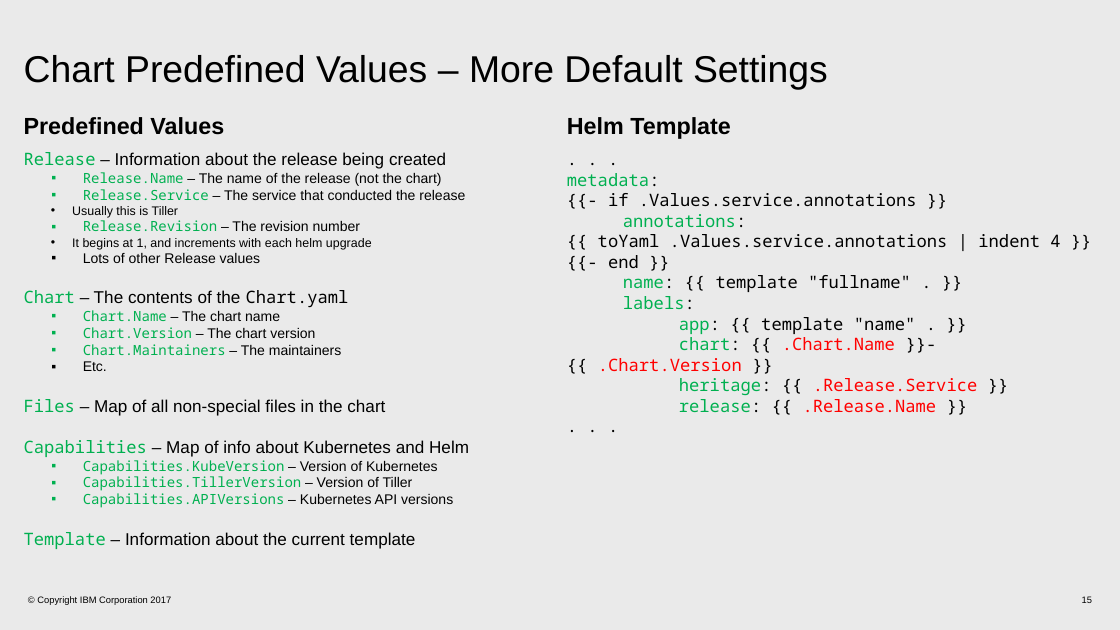
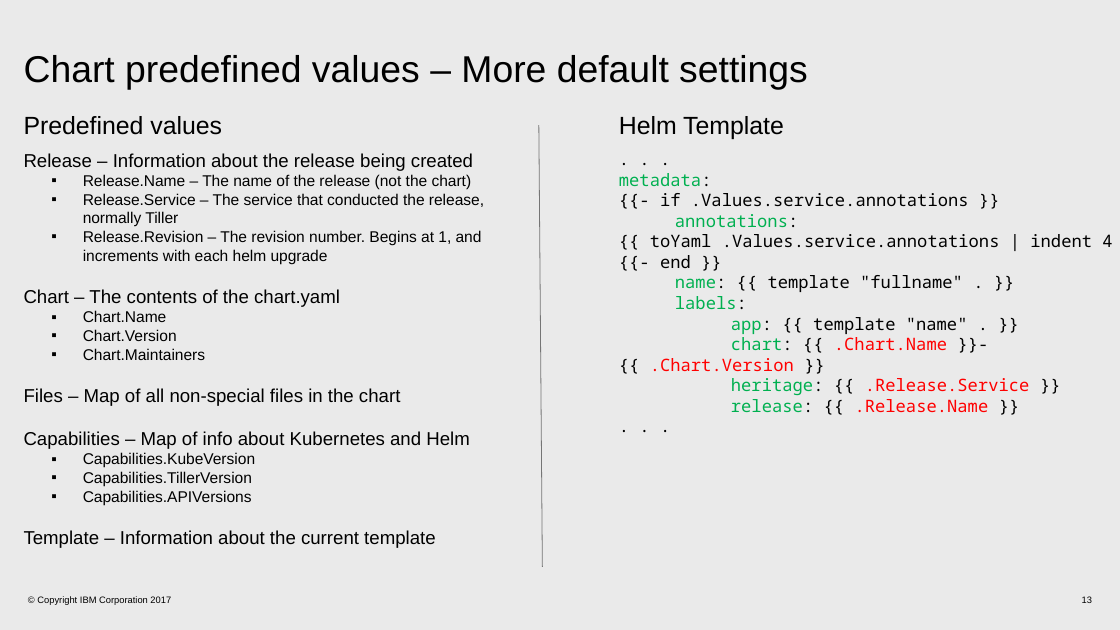
Before and after one commit to patrocinio/cloud-private-bootcamp, a slide deck: slide 13 of Units_development/Creating Helm charts_AWG.pptx (slide 15 before the commit). Drawn at 1120x630 pixels with LibreOffice and Linux fonts; fonts in the diff are those of the drawing. Boxes give left, top, right and bottom in pixels: in the first picture for what was removed or moved away, otherwise in the second. Text is boxed around its words. In the diff, an @@ line names an element or a change of style, - is before the commit and + after.

```diff
--- a/Units_development/Creating Helm charts_AWG.pptx
+++ b/Units_development/Creating Helm charts_AWG.pptx
@@ title at box(24, 55, 808, 90): text changed @@
-Chart Predefined Values – More Default Settings
+Chart predefined values – More default settings
@@ text at box(24, 116, 222, 135): text changed; size 15 to 16 pt; bold off @@
-Predefined Values
+Predefined values
@@ text "Helm Template": place and size @@
-text "Helm Template" at box(567, 117, 731, 139)
+text "Helm Template" at box(619, 116, 784, 139)
@@ text "Helm Template" at box(619, 116, 784, 139): size 15 to 16 pt, bold off @@
@@ line added from (539, 125) to (542, 567), #757575 0.5 pt @@
@@ text ". . .": place and size @@
-text ". . ." at box(567, 173, 1060, 412)
+text ". . ." at box(619, 173, 1112, 412)
@@ text at box(24, 153, 473, 548): size 11 to 12 pt in "Release – Information about the release being ...", "Files – Map of all non-special files ...", "Capabilities – Map of info about Kubernetes ...", "Template – Information about the current template"; font Noto Sans Mono to Arial, text colour #00B050 to #000000 in "Release", "Release.Name", "Files", "Capabilities" and 1 more places; size 9 to 10 pt in "Release.Name – The name of the release ..." @@
@@ text at box(24, 193, 484, 360): text changed; size 9 to 10 pt @@
-  ▪ Release.Service – The service that conducted the release
-    • Usually this is Tiller
-  ▪ Release.Revision – The revision number
-    • It begins at 1, and increments with each helm upgrade
-  ▪ Lots of other Release values
-Chart – The contents of the Chart.yaml
-  ▪ Chart.Name – The chart name
-  ▪ Chart.Version – The chart version
-  ▪ Chart.Maintainers – The maintainers
-  ▪ Etc.
+  ▪ Release.Service – The service that conducted the release, normally Tiller
+  ▪ Release.Revision – The revision number. Begins at 1, and increments with each helm upgrade
+Chart – The contents of the chart.yaml
+  ▪ Chart.Name
+  ▪ Chart.Version
+  ▪ Chart.Maintainers
@@ text at box(83, 452, 255, 505): text changed; size 9 to 10 pt; font Noto Sans Mono to Arial; text colour #00B050 to #000000 @@
-  ▪ Capabilities.KubeVersion – Version of Kubernetes
-  ▪ Capabilities.TillerVersion – Version of Tiller
-  ▪ Capabilities.APIVersions – Kubernetes API versions
+  ▪ Capabilities.KubeVersion
+  ▪ Capabilities.TillerVersion
+  ▪ Capabilities.APIVersions
```
Also in this commit, not shown: 9 other slides changed, 2 slides removed.
